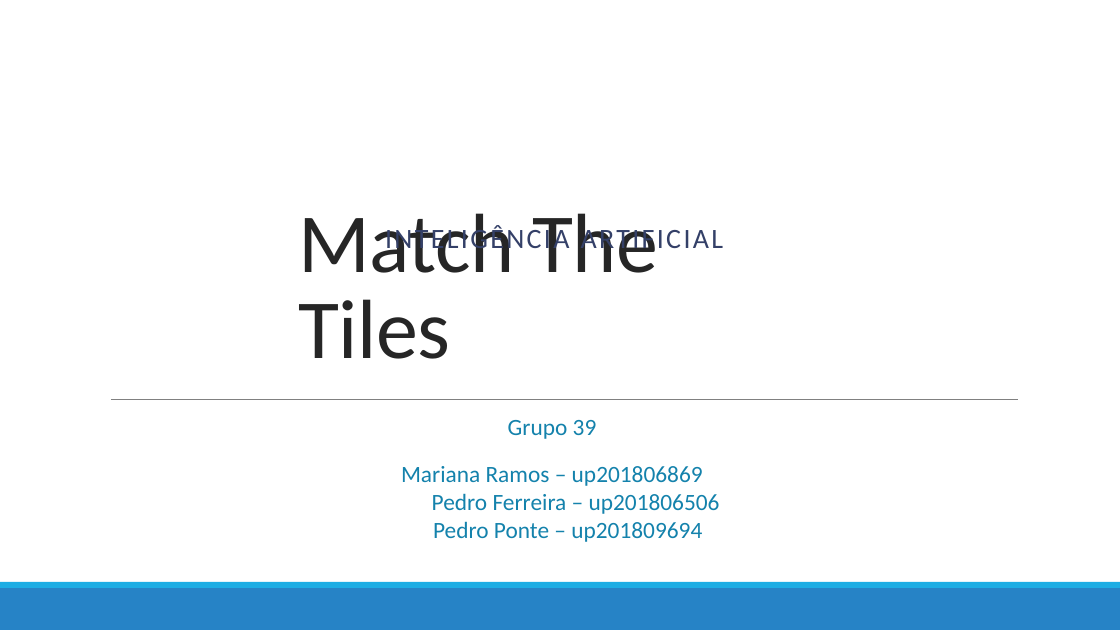
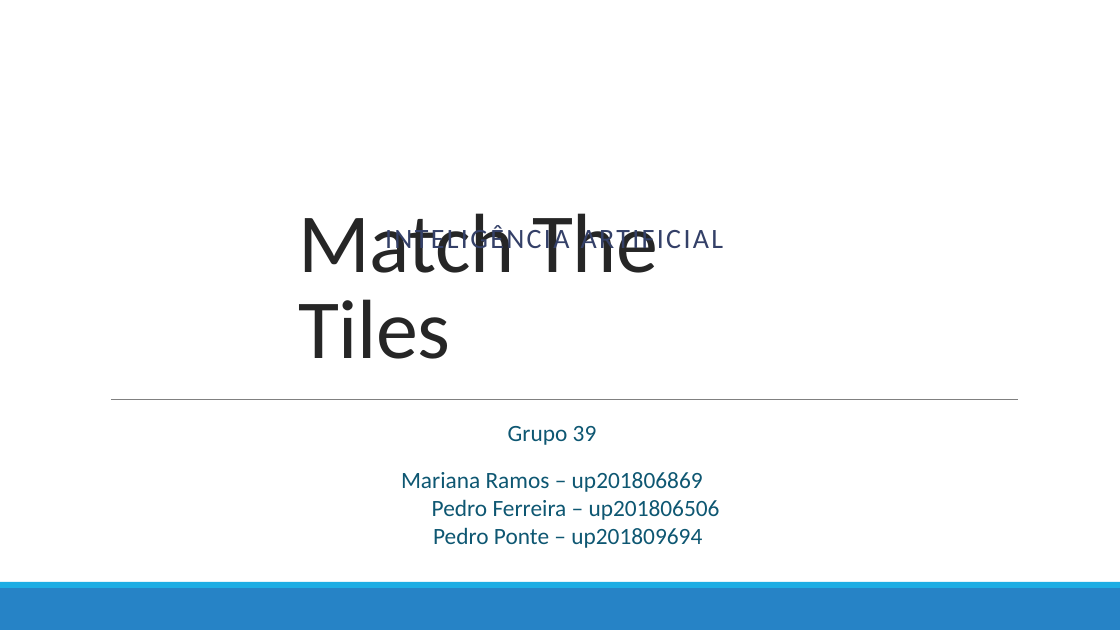
Before and after one commit to pedrovponte/IART-g39, a slide deck: slide 1 of docs/finalpresentation.pptx. Drawn at 1120x630 pixels with LibreOffice and Linux fonts; fonts in the diff are those of the drawing. Boxes give left, top, right and bottom in pixels: in the first picture for what was removed or moved away, otherwise in the second. Text is boxed around its words. In the diff, an @@ line names an element or a change of style, - is before the commit and + after.

```diff
--- a/docs/finalpresentation.pptx
+++ b/docs/finalpresentation.pptx
@@ text "Grupo 39" at bbox=[401, 426, 720, 548]: text colour #1482AC to #0E5772 @@
```
Also in this commit, not shown: 6 other slides changed, 2 slides added, 4 other files.
